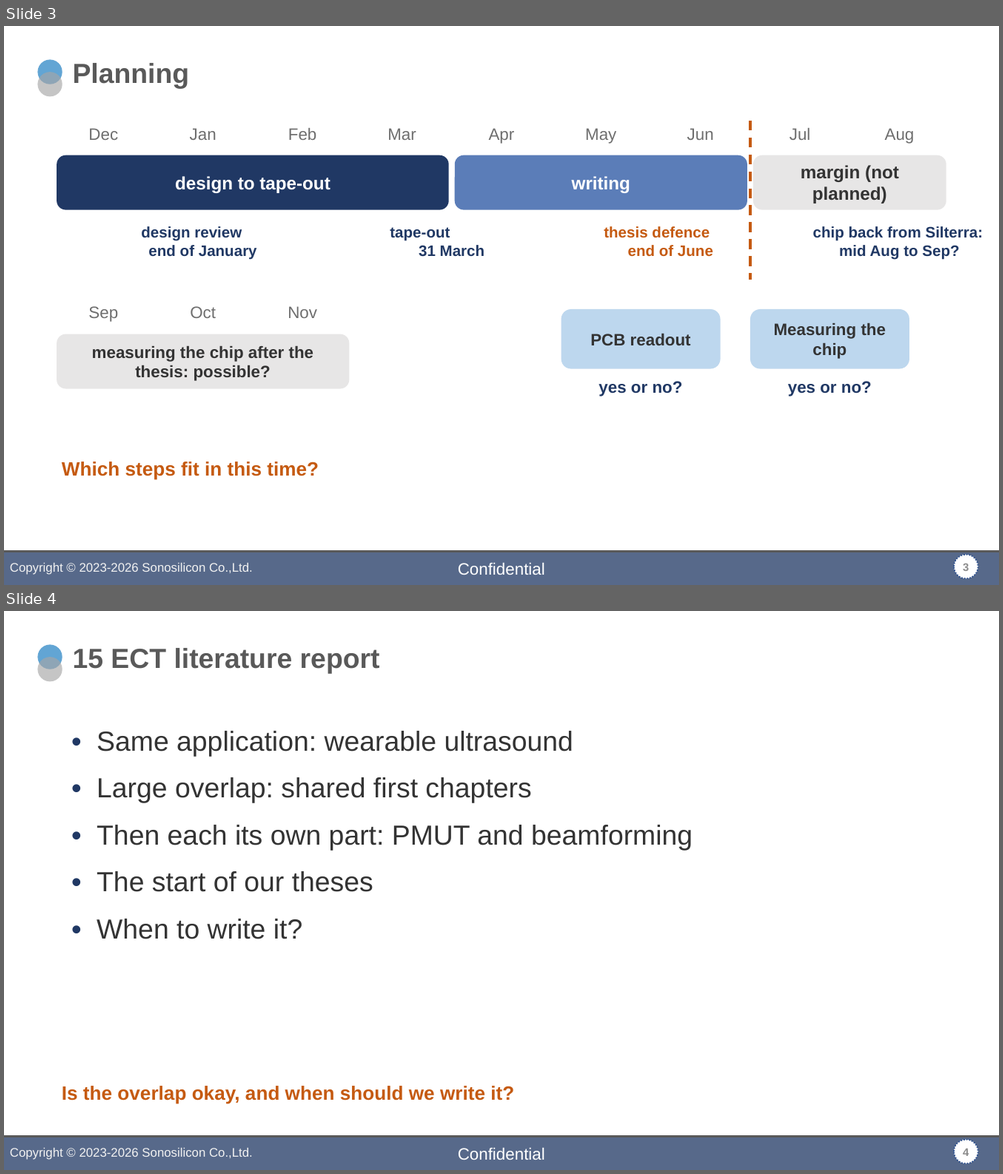
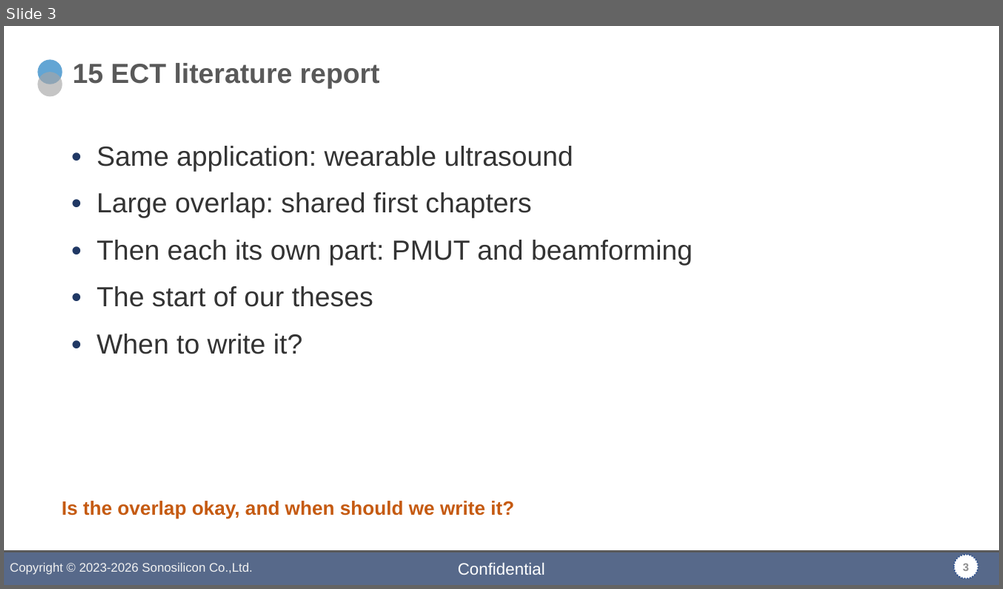
Before and after one commit to DirkJanKr/F280049C_MotorDrive, a slide deck: Zaan_MATLAB/slides/zaan_professor_visit.pptx. Shown one above the other, each under a label of ours: slides 3 and 4 before the commit, slide 3 after it. The pictures are 1003x1174 and 1003x589 pixels, drawn with LibreOffice and Linux fonts; fonts in the diff are those of the drawing; background and template pictures are left out. Boxes give left, top, right and bottom in pixels: in the first picture for what was removed or moved away, otherwise in the second. Text is boxed around its words. In the diff, an @@ line names an element or a change of style, - is before the commit and + after.

```diff
--- a/Zaan_MATLAB/slides/zaan_professor_visit.pptx
+++ b/Zaan_MATLAB/slides/zaan_professor_visit.pptx
@@ slide 3 removed at (x1=4, y1=26, x2=999, y2=585), background picture (left out); not listed: 7 template elements that a slide beside it also shows @@
@@ title removed at (x1=73, y1=63, x2=190, y2=89) @@
-Planning
@@ text removed at (x1=88, y1=128, x2=118, y2=140) @@
-Dec
@@ text removed at (x1=190, y1=128, x2=216, y2=140) @@
-Jan
@@ text removed at (x1=288, y1=128, x2=317, y2=140) @@
-Feb
@@ text removed at (x1=387, y1=128, x2=415, y2=140) @@
-Mar
@@ text removed at (x1=489, y1=128, x2=515, y2=144) @@
-Apr
@@ text removed at (x1=585, y1=128, x2=616, y2=144) @@
-May
@@ text removed at (x1=687, y1=128, x2=714, y2=140) @@
-Jun
@@ line removed from (750, 121) to (750, 280) @@
@@ text removed at (x1=789, y1=128, x2=811, y2=140) @@
-Jul
@@ text removed at (x1=885, y1=128, x2=914, y2=144) @@
-Aug
@@ rounded rectangle removed at (x1=57, y1=156, x2=449, y2=210) @@
-design to tape-out
@@ rounded rectangle removed at (x1=455, y1=156, x2=747, y2=210) @@
-writing
@@ rounded rectangle removed at (x1=753, y1=156, x2=946, y2=210) @@
-margin (not planned)
@@ text removed at (x1=141, y1=227, x2=257, y2=260) @@
-design review
-end of January
@@ text removed at (x1=390, y1=227, x2=485, y2=257) @@
-tape-out
-31 March
@@ text removed at (x1=603, y1=227, x2=713, y2=257) @@
-thesis defence
-end of June
@@ text removed at (x1=813, y1=227, x2=983, y2=260) @@
-chip back from Silterra:
-mid Aug to Sep?
@@ text removed at (x1=88, y1=306, x2=118, y2=322) @@
-Sep
@@ text removed at (x1=190, y1=306, x2=216, y2=318) @@
-Oct
@@ text removed at (x1=287, y1=306, x2=317, y2=318) @@
-Nov
@@ rounded rectangle removed at (x1=561, y1=309, x2=720, y2=369) @@
-PCB readout
@@ rounded rectangle removed at (x1=750, y1=309, x2=909, y2=369) @@
-Measuring the chip
@@ rounded rectangle removed at (x1=57, y1=335, x2=349, y2=389) @@
-measuring the chip after the thesis: possible?
@@ text removed at (x1=598, y1=381, x2=683, y2=397) @@
-yes or no?
@@ text removed at (x1=788, y1=381, x2=871, y2=397) @@
-yes or no?
@@ text removed at (x1=62, y1=462, x2=318, y2=480) @@
-Which steps fit in this time?
@@ what was slide 4 is now slide 3 @@
@@ page number at (x1=962, y1=564, x2=968, y2=571): text changed @@
-4
+3
```
Also in this commit, not shown: 2 slides changed, 2 other files.
